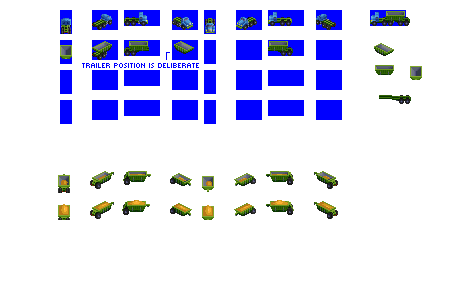
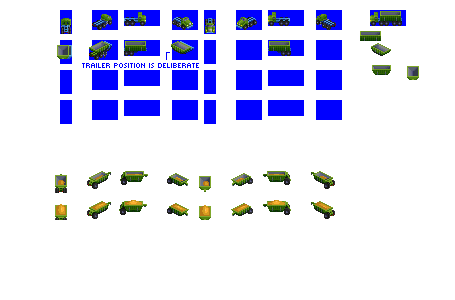
Layer changes from the first 455px x 300px image to the second:
renamed "Layer 2" to "cab", painted on it over <box>61,12,379,33</box>
renamed "Layer 4 copy" to "trailer body", painted on it over <box>55,11,422,220</box>
renamed "Layer 1" to "trailer chassis", painted on it over <box>124,17,410,56</box>
painted on "Layer 0" over <box>58,13,422,220</box>
